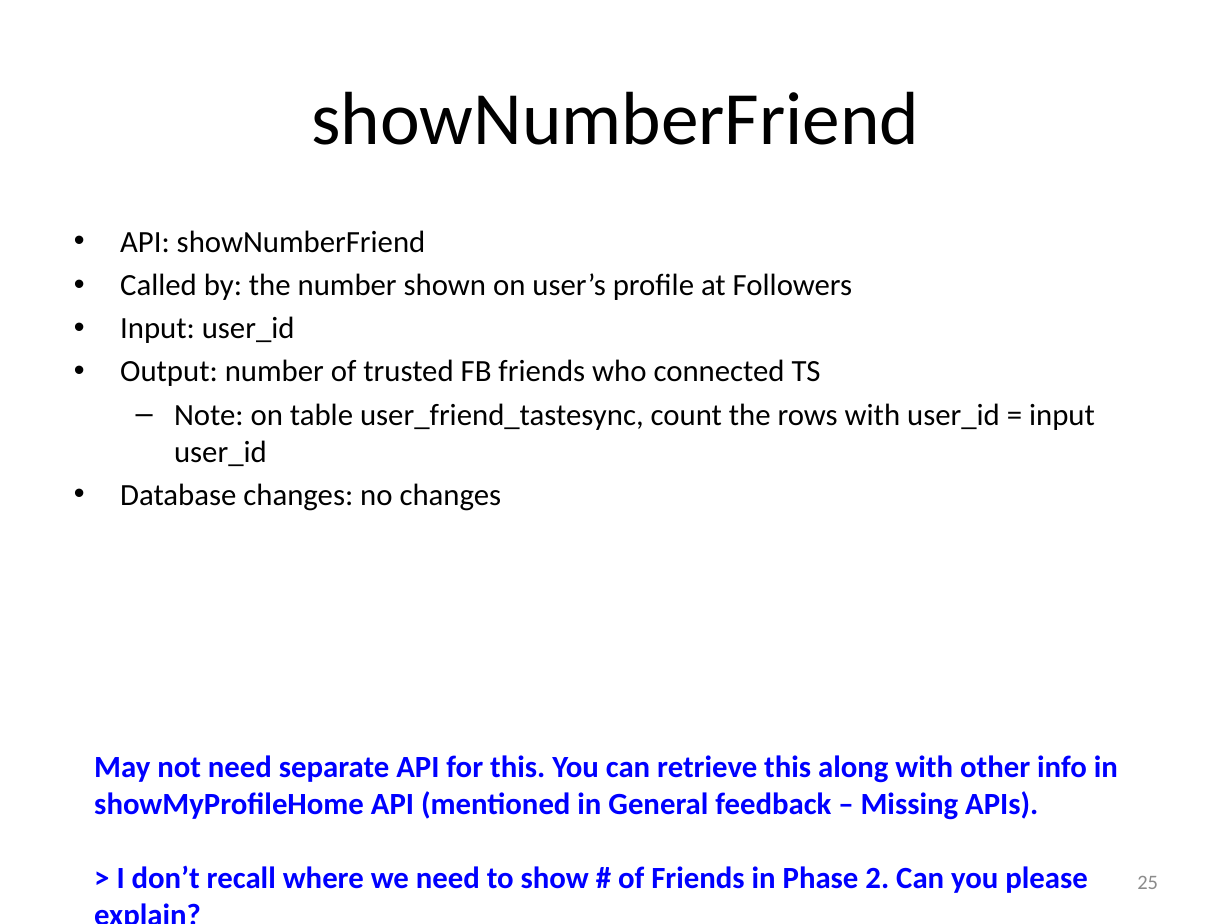
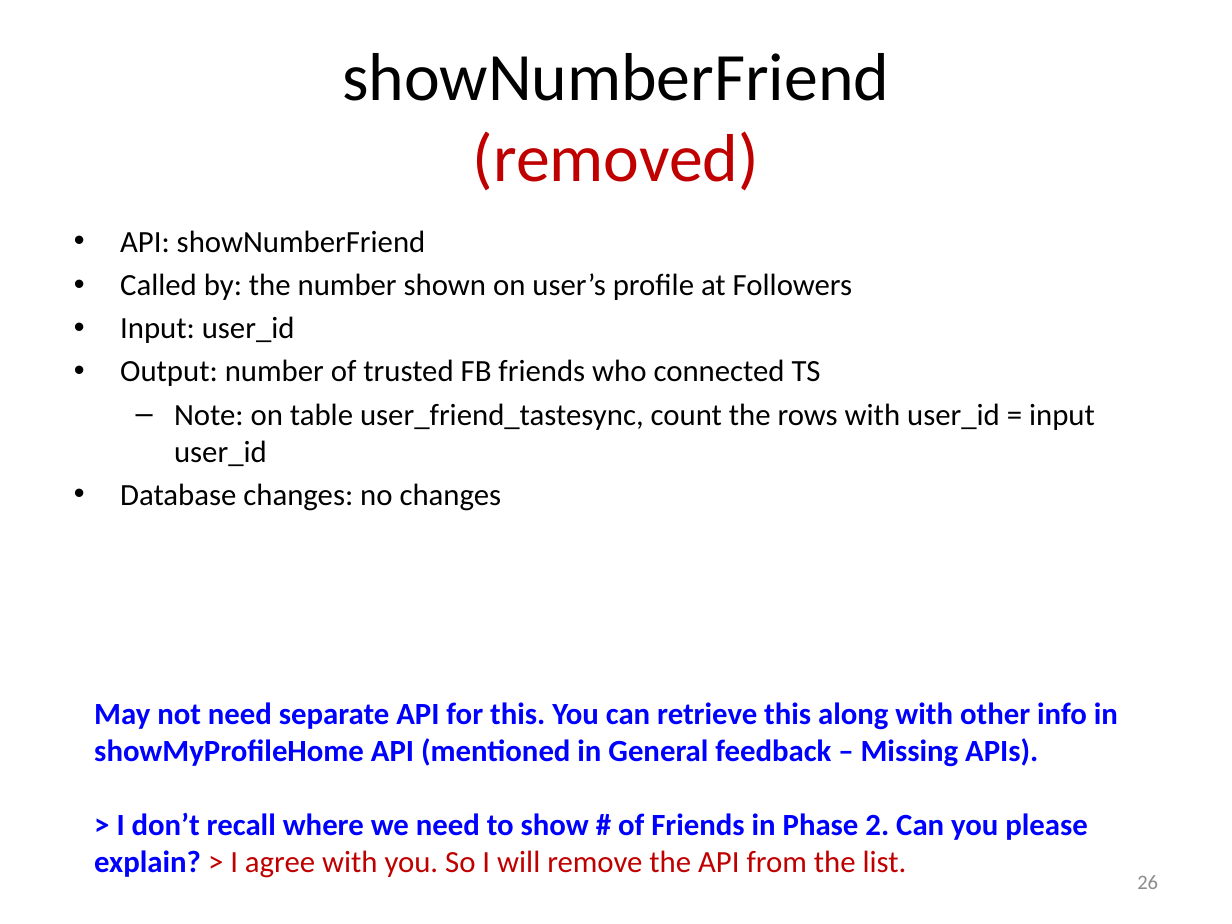
Before and after one commit to catalonia/mob, a slide deck: slide 26 of ws/WS Design Docs/API_Listing.pptx (slide 25 before the commit). Drawn at 1232x924 pixels with LibreOffice and Linux fonts; fonts in the diff are those of the drawing. Boxes give left, top, right and bottom in pixels: in the first picture for what was removed or moved away, otherwise in the second. Text is boxed around its words. In the diff, an @@ line names an element or a change of style, - is before the commit and + after.

```diff
--- a/ws/WS Design Docs/API_Listing.pptx
+++ b/ws/WS Design Docs/API_Listing.pptx
@@ title at box(342, 53, 889, 191): text changed; size 44 to 39.6 pt @@
-showNumberFriend
+showNumberFriend
+(removed)
@@ text "May not need separate API ...": place and size @@
-text "May not need separate API ..." at box(94, 755, 1118, 893)
+text "May not need separate API ..." at box(94, 702, 1118, 878)
@@ text at box(94, 812, 1087, 878): text changed @@
-> I don’t recall where we need to show # of Friends in Phase 2. Can you please explain?
+> I don’t recall where we need to show # of Friends in Phase 2. Can you please explain? > I agree with you. So I will remove the API from the list.
@@ page number at box(1137, 875, 1158, 889): text changed @@
-25
+26
```
Also in this commit, not shown: 6 other slides changed, 2 slides added, 33 other files.
